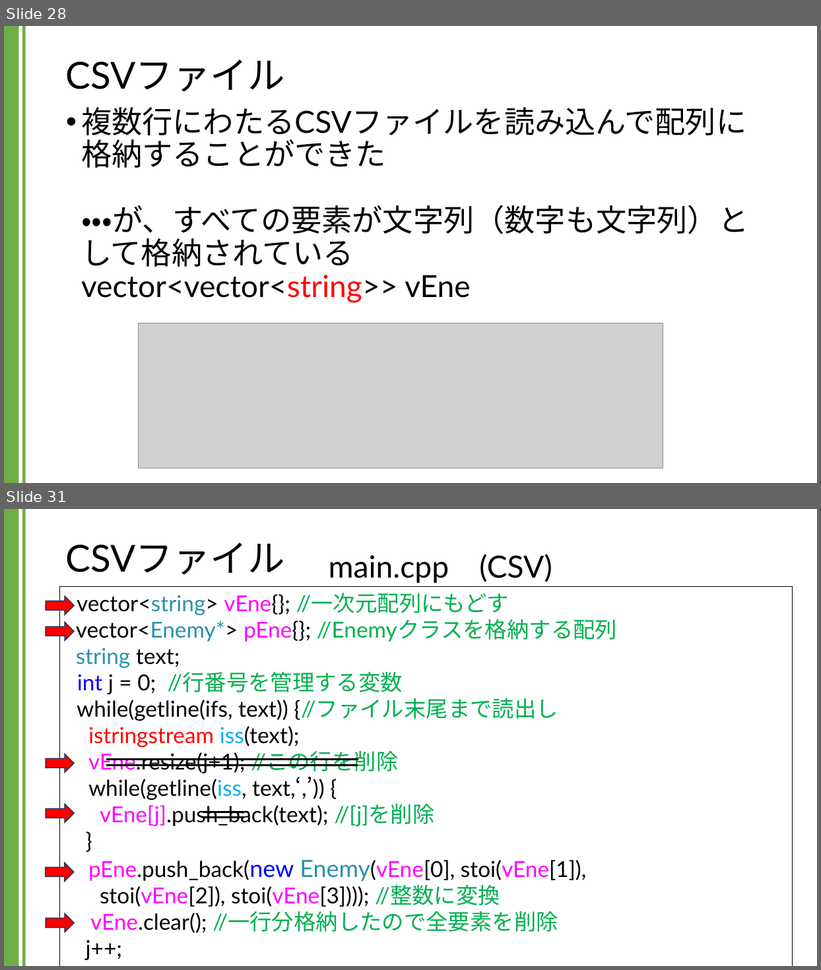
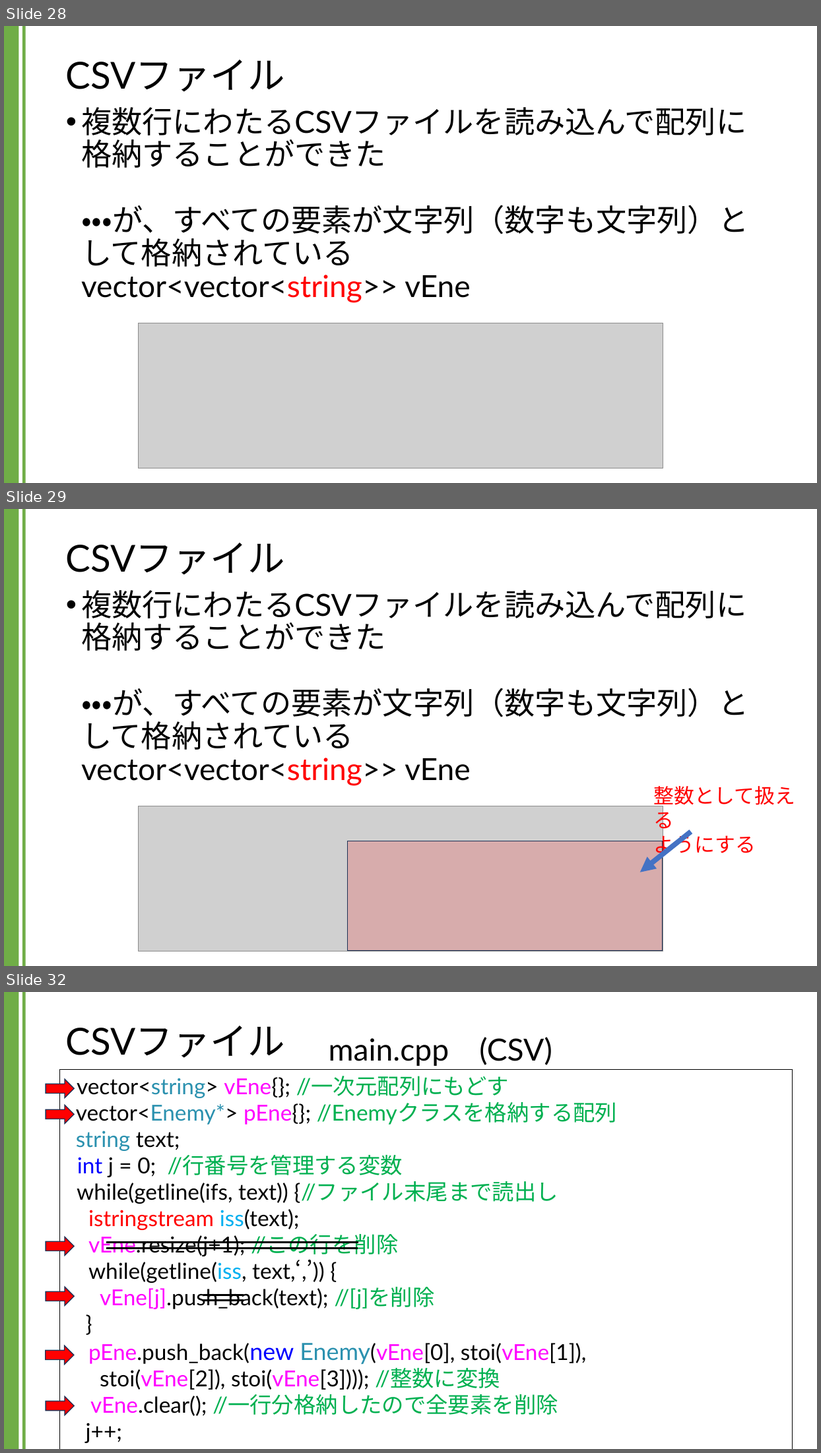
Before and after one commit to kic-murata/cpp2024, a slide deck: 授業資料/講義資料：CSVファイル.pptx. Shown one above the other, each under a label of ours: slides 28 and 31 before the commit, slides 28, 29 and 32 after it; the slides between them are not shown. The pictures are 821x970 and 821x1453 pixels, drawn with LibreOffice and Linux fonts; fonts in the diff are those of the drawing; grey boxes stand for pictures. Boxes give left, top, right and bottom in pixels: in the first picture for what was removed or moved away, otherwise in the second. Text is boxed around its words. In the diff, an @@ line names an element or a change of style, - is before the commit and + after.

```diff
--- a/授業資料/講義資料：CSVファイル.pptx
+++ b/授業資料/講義資料：CSVファイル.pptx
@@ slide 29 added at <box>4,509,817,966</box>, background #FFFFFF; not listed: 2 template elements that a slide beside it also shows @@
@@ title added at <box>66,543,285,575</box>, 44 pt, text #000000 @@
+CSVファイル
@@ text added at <box>81,590,748,786</box>, 36 pt, text #000000 @@
+• 複数行にわたるCSVファイルを読み込んで配列に
+  格納することができた
+  ・・・が、すべての要素が文字列（数字も文字列）として格納されている
+  vector<vector<string>> vEne
@@ text added at <box>654,786,796,858</box>, 24 pt, text #FF0000 @@
+整数として扱える
+ようにする
@@ picture added at <box>138,807,663,952</box> @@
@@ rectangle added at <box>348,842,663,951</box>, fill #FF0000 at 17% opacity, outline #1E3256 1 pt @@
@@ arrow added from (691, 832) to (640, 873), #4472C4 6 pt @@
@@ what was slide 31 is now slide 32 @@
```
Also in this commit, not shown: 3 slides changed, 2 other slides added.
